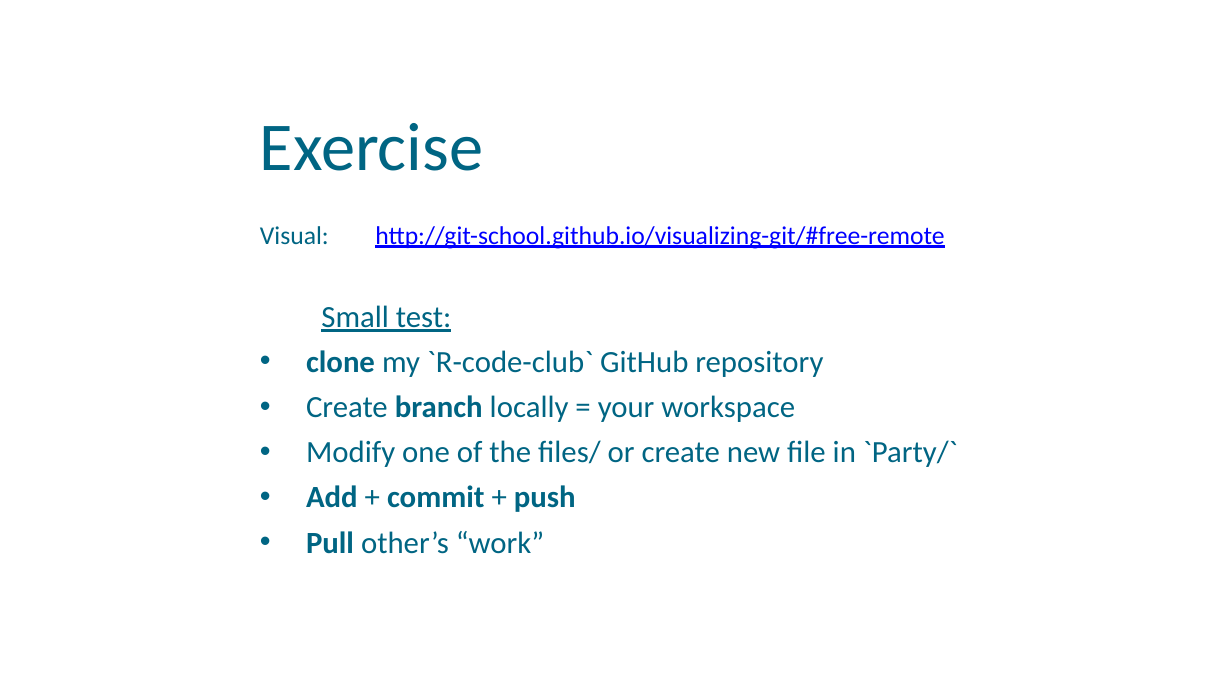
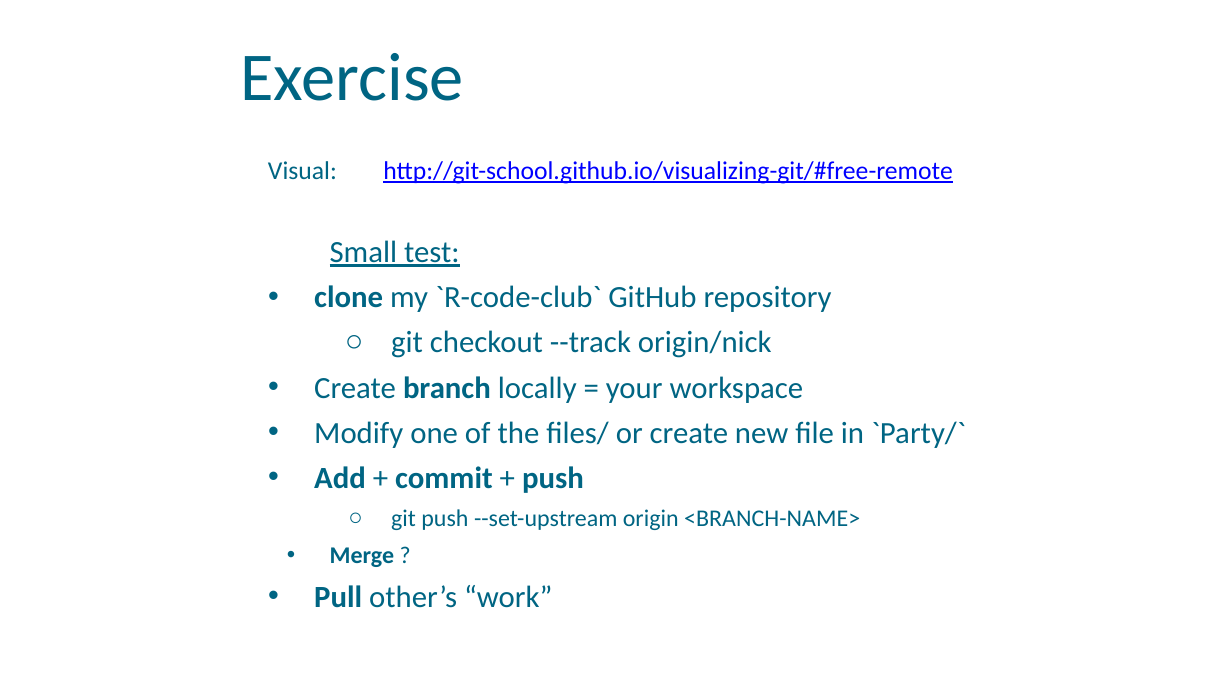
Before and after one commit to nick-dil/r-code-club, a slide deck: slide 8 of ppt/Git_tutorial_part_2.pptx. Drawn at 1232x693 pixels with LibreOffice and Linux fonts; fonts in the diff are those of the drawing; background and template pictures are left out. Boxes give left, top, right and bottom in pixels: in the first picture for what was removed or moved away, otherwise in the second. Text is boxed around its words. In the diff, an @@ line names an element or a change of style, - is before the commit and + after.

Commit message:
update ppt

```diff
--- a/ppt/Git_tutorial_part_2.pptx
+++ b/ppt/Git_tutorial_part_2.pptx
@@ text "Exercise": place and size @@
-text "Exercise" at <box>260,123,483,171</box>
+text "Exercise" at <box>241,53,464,101</box>
@@ text "Visual: http://git-school.github.io/visualizing-git/#free-re ...": place and size @@
-text "Visual: http://git-school.github.io/visualizing-git/#free-re ..." at <box>260,226,958,554</box>
+text "Visual: http://git-school.github.io/visualizing-git/#free-re ..." at <box>268,161,966,567</box>
@@ text at <box>391,330,772,358</box>: paragraph added @@
+  ○ git checkout --track origin/nick
@@ text at <box>330,509,860,567</box>: paragraphs added @@
+  ○ git push --set-upstream origin <BRANCH-NAME>
+• Merge ?
```
